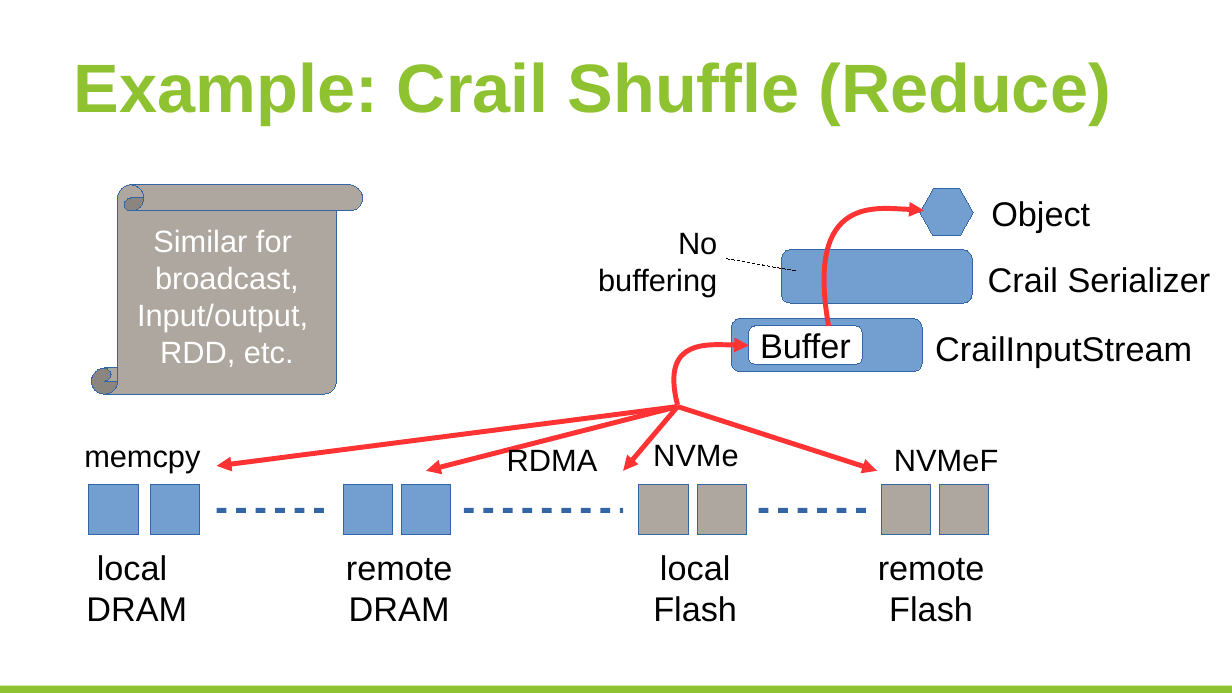
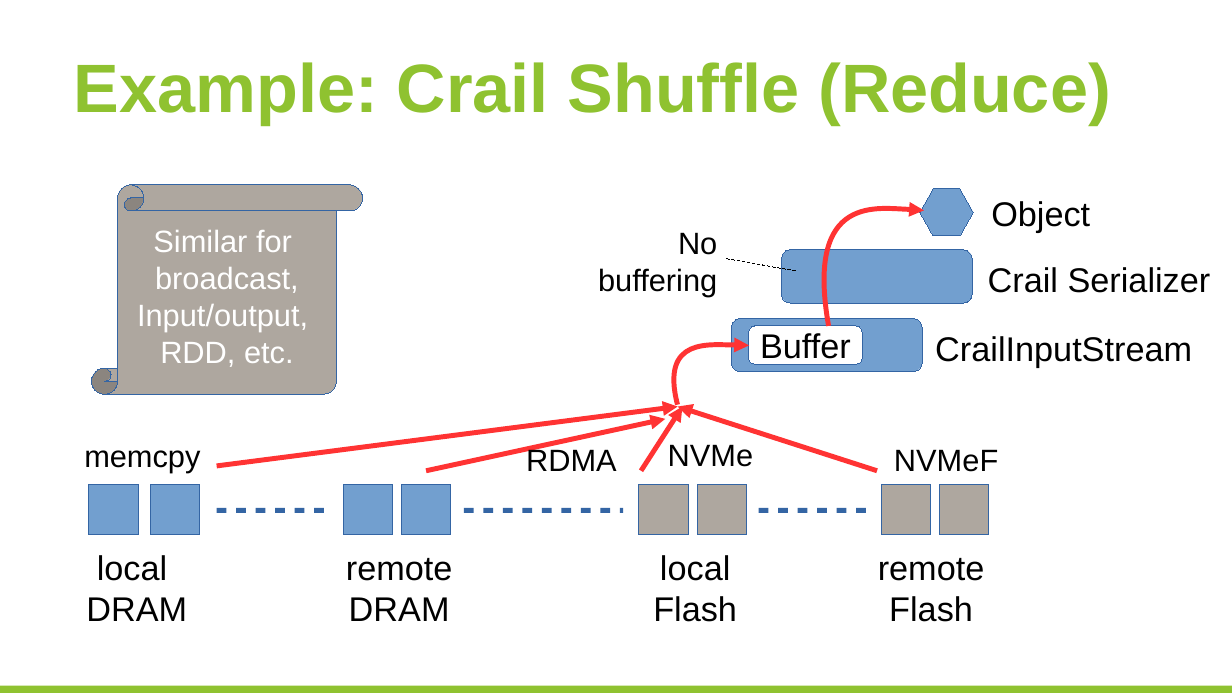
Before and after one commit to huangyibo/spark-summit-17, a slide deck: slide 19 of crail-spark-summit.odp. Drawn at 1232x693 pixels with LibreOffice and Linux fonts; fonts in the diff are those of the drawing; background and template pictures are left out. Boxes give left, top, right and bottom in pixels: in the first picture for what was removed or moved away, otherwise in the second. Text is boxed around its words. In the diff, an @@ line names an element or a change of style, - is before the commit and + after.

Commit message:
crail deck

```diff
--- a/crail-spark-summit.odp
+++ b/crail-spark-summit.odp
@@ arrow (678, 407) - (217, 466): arrowheads changed @@
@@ arrow moved from (678, 407) - (426, 471) to (665, 419) - (426, 471) @@
@@ arrow (665, 419) - (426, 471): arrowheads changed @@
@@ arrow moved from (678, 407) - (623, 471) to (683, 407) - (641, 471) @@
@@ arrow (683, 407) - (641, 471): arrowheads changed @@
@@ arrow (678, 407) - (877, 471): arrowheads changed @@
@@ text "RDMA": place and size @@
-text "RDMA" at [507,446,598,471]
+text "RDMA" at [526,446,617,471]
@@ text "NVMe": place and size @@
-text "NVMe" at [653,444,739,467]
+text "NVMe" at [668,444,754,467]
```
Also in this commit, not shown: 10 other slides changed, 3 slides added, 3 slides removed, 1 other file.
